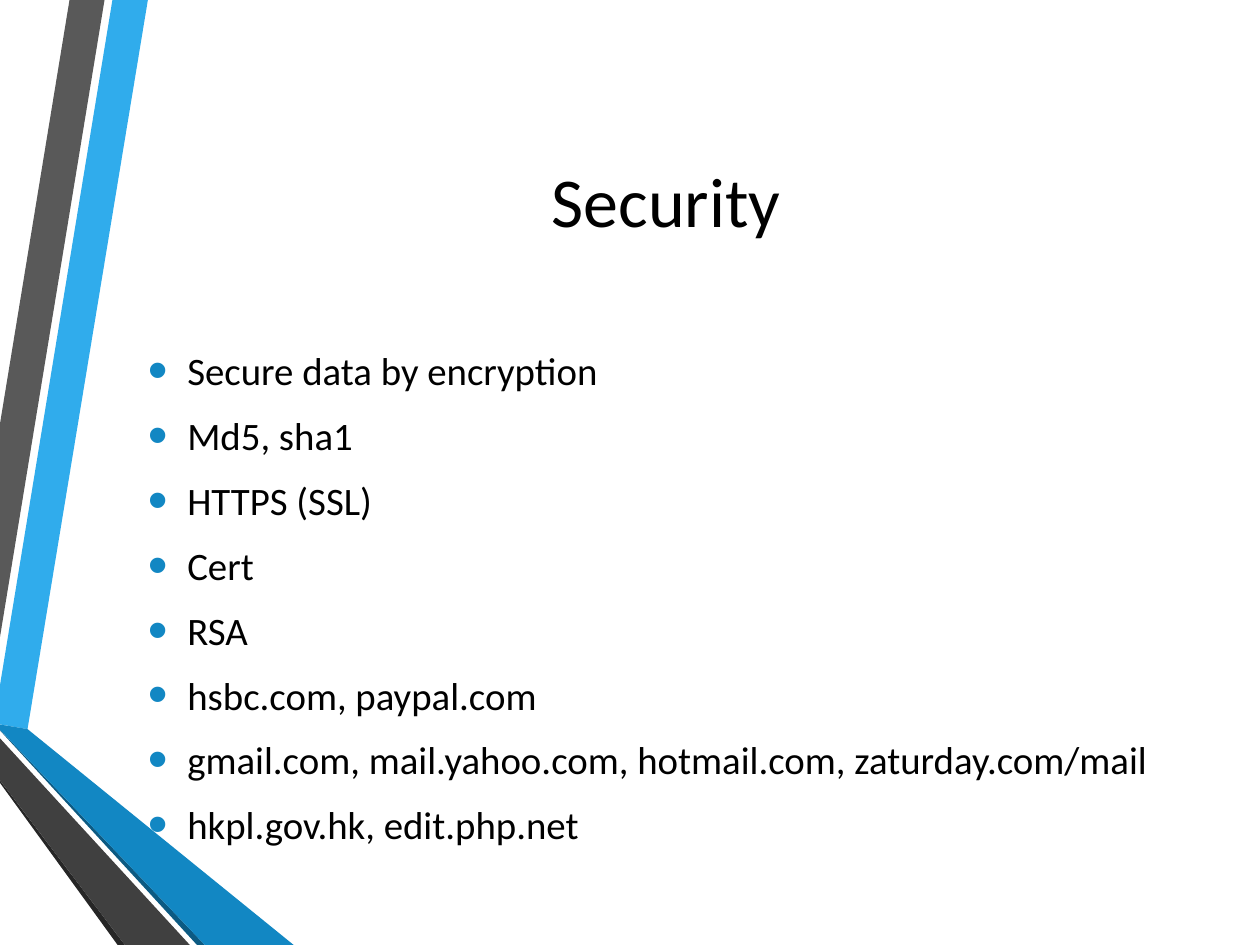
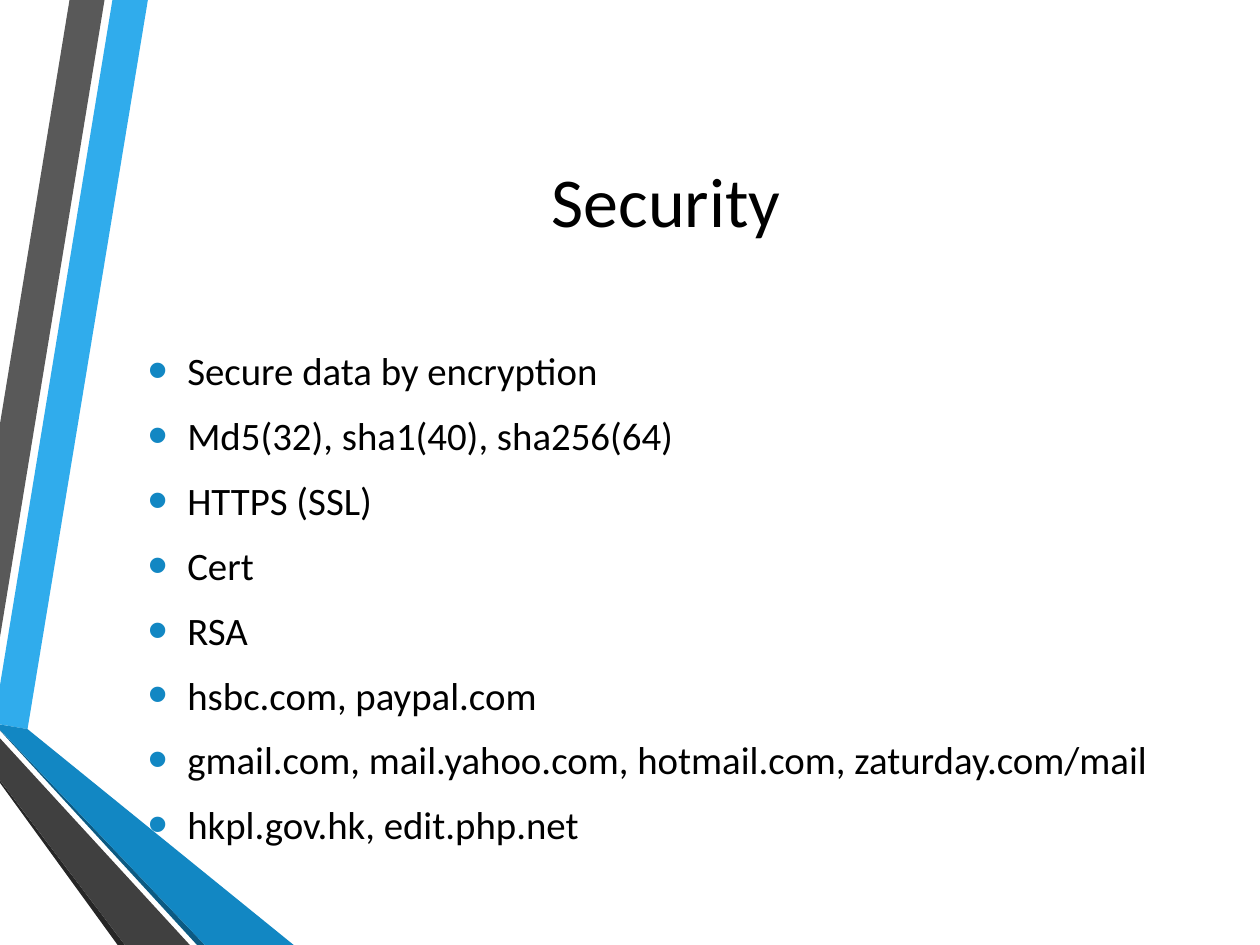
Before and after one commit to hatted/fevaworks-php, a slide deck: slide 5 of php-fw4/lesson4.pptx. Drawn at 1260x945 pixels with LibreOffice and Linux fonts; fonts in the diff are those of the drawing; background and template pictures are left out. Boxes give left, top, right and bottom in pixels: in the first picture for what was removed or moved away, otherwise in the second. Text is boxed around its words. In the diff, an @@ line names an element or a change of style, - is before the commit and + after.

```diff
--- a/php-fw4/lesson4.pptx
+++ b/php-fw4/lesson4.pptx
@@ text at <box>187,421,673,456</box>: text changed @@
-• Md5, sha1
+• Md5(32), sha1(40), sha256(64)
```
Also in this commit, not shown: 1 other slide changed, 3 slides added, 3 other files.
